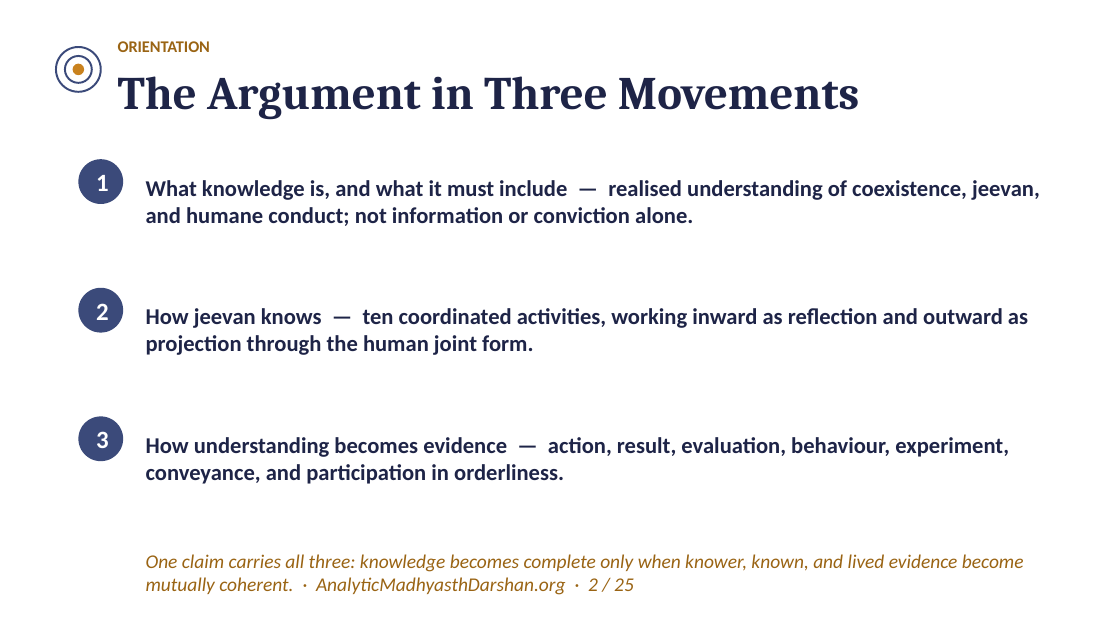
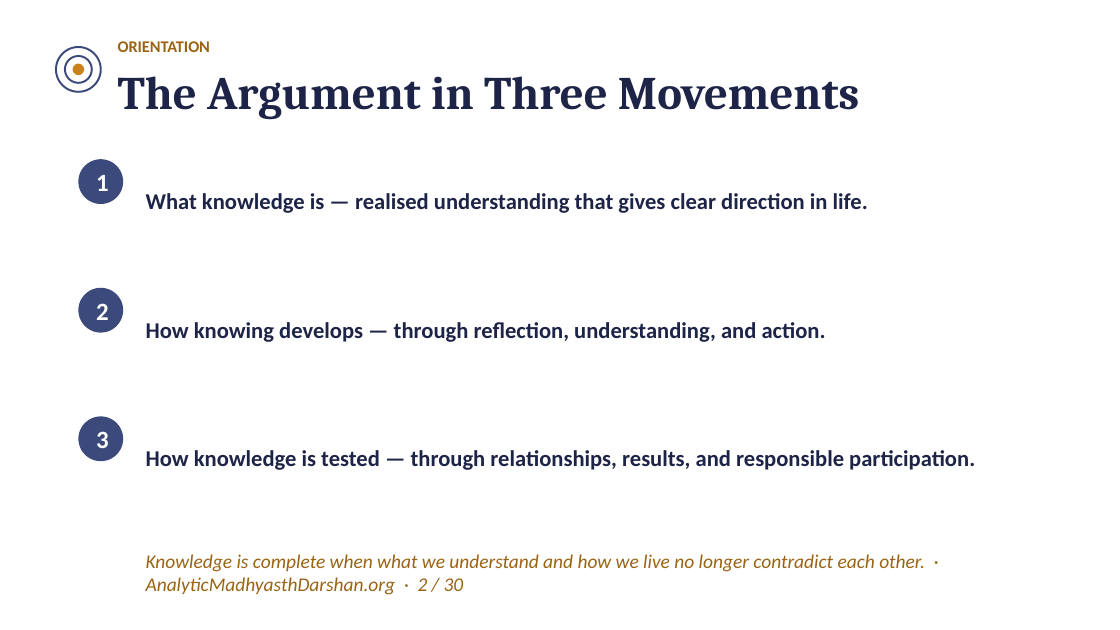
Before and after one commit to raghavamohan/AnalyticMadhyasthDarshan, a slide deck: slide 2 of Studies/The-Epistemology-of-Coexistence/The-Epistemology-of-Coexistence-Madhyasth-Darshan.pptx. Drawn at 1120x630 pixels with LibreOffice and Linux fonts; fonts in the diff are those of the drawing. Boxes give left, top, right and bottom in pixels: in the first picture for what was removed or moved away, otherwise in the second. Text is boxed around its words. In the diff, an @@ line names an element or a change of style, - is before the commit and + after.

```diff
--- a/Studies/The-Epistemology-of-Coexistence/The-Epistemology-of-Coexistence-Madhyasth-Darshan.pptx
+++ b/Studies/The-Epistemology-of-Coexistence/The-Epistemology-of-Coexistence-Madhyasth-Darshan.pptx
@@ text at [146, 193, 868, 213]: text changed @@
-What knowledge is, and what it must include — realised understanding of coexistence, jeevan, and humane conduct; not information or conviction alone.
+What knowledge is — realised understanding that gives clear direction in life.
@@ text at [146, 322, 826, 342]: text changed @@
-How jeevan knows — ten coordinated activities, working inward as reflection and outward as projection through the human joint form.
+How knowing develops — through reflection, understanding, and action.
@@ text at [146, 450, 975, 470]: text changed @@
-How understanding becomes evidence — action, result, evaluation, behaviour, experiment, conveyance, and participation in orderliness.
+How knowledge is tested — through relationships, results, and responsible participation.
@@ text at [146, 554, 925, 595]: text changed @@
-One claim carries all three: knowledge becomes complete only when knower, known, and lived evidence become mutually coherent. · AnalyticMadhyasthDarshan.org · 2 / 25
+Knowledge is complete when what we understand and how we live no longer contradict each other. · AnalyticMadhyasthDarshan.org · 2 / 30
```
Also in this commit, not shown: 23 other slides changed, 6 slides added, 1 slide removed.
